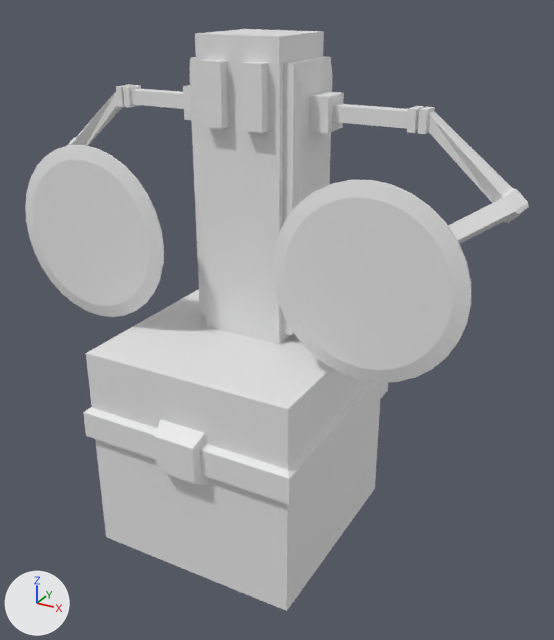
Two versions of the Blender file The mechanics station/Estrutura/serradeira/serradeira.blend, one commit apart.
One viewpoint serves both versions: a 50 mm lens placed at (3.37, -5.48, 4.96), pointed at (0.31, 0.08, 2.18). Every picture has the same lights, and +X, +Y and +Z are marked at lower left.

Objects in the first picture: 'base', 'bracos', 'lamina dir', 'lamina esq'.
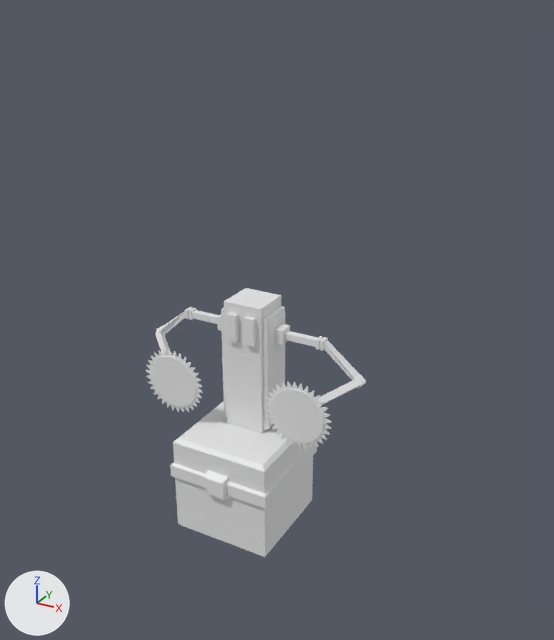
Location of each change, (x1, y1, x2, y2) in pixels of the pictures (554 x 640 px):
'base', reshaped, moved, rescaled (52% narrower, 54% shorter)
    before: (83, 29, 388, 611)
    after: (170, 288, 317, 557)
'lamina dir', reshaped, moved, rescaled (71% narrower, 69% shorter)
    before: (272, 180, 471, 383)
    after: (146, 349, 203, 412)
'lamina esq', reshaped, moved, rescaled (52% narrower, 60% shorter)
    before: (25, 145, 164, 317)
    after: (265, 381, 331, 449)
'bracos', moved, rescaled (54% narrower, 46% shorter)
    before: (67, 84, 529, 287)
    after: (155, 307, 366, 417)
part 1 of me_cube_001, built on
    before: (86, 289, 369, 469)
    after: (173, 401, 309, 493)
part 2 of me_cylinder_001, added
    after: (146, 349, 203, 412)
part 3 of me_cylinder_001, deleted
    before: (272, 180, 471, 383)
part 4 of me_cylinder, added
    after: (265, 381, 331, 449)
part 5 of me_cylinder, deleted
    before: (25, 145, 164, 317)

What the commit changed:
me_cube_001 is used by ob_base; location (0.0, 0.0, 1.0).
me_cube_001 had 60 vertices, 45 faces and spanned x 0.0..1.05, y -1.14..1.06, z -1.0..3.58.
me_cube_001 now has 64 vertices, 48 faces and spans x 0.0..1.05, y -1.14..1.06, z -1.0..3.58.
Part 1, on me_cube_001:
2 vertices are removed from x 1.0, y -1.0..1.0, z 1.0.
4 faces are deleted.
2 vertices move from x 0.0, y -1.0..1.0, z 1.0 to x 0.0, y -1.0..1.0, z 0.92.
6 vertices are added at (0.92, -0.92, 1.0), (1.0, -1.0, 0.92), (0.92, 0.92, 1.0), (1.0, 1.0, 0.92), (0.0, 0.92, 1.0), (0.0, -0.92, 1.0).
7 new faces join them.
me_cylinder is used by ob_lamina_esq; location (0.0, -0.41, 2.87); rotation (1.571, 0.0, 0.0), in degrees (90, 0, 0).
me_cylinder had 192 vertices, 162 faces and spanned x -2.14..-0.54, y -0.8..0.8, z -0.04..0.04.
me_cylinder now has 448 vertices, 418 faces and spans x 0.68..2.01, y -0.67..0.67, z -0.03..0.03.
me_cylinder part 4: 448 vertices added at x 0.68..2.01, y -0.67..0.67, z -0.03..0.03.
me_cylinder part 5: 192 vertices removed from x -2.14..-0.54, y -0.8..0.8, z -0.04..0.04.
me_cylinder_001 is used by ob_lamina_dir; location (0.0, -0.41, 2.87); rotation (1.571, 0.0, 0.0), in degrees (90, 0, 0).
me_cylinder_001 had 192 vertices, 162 faces and spanned x 0.54..2.14, y -0.8..0.8, z -0.04..0.04.
me_cylinder_001 now has 448 vertices, 418 faces and spans x -2.01..-0.68, y -0.67..0.67, z -0.03..0.03.
me_cylinder_001 part 2: 448 vertices added at x -2.01..-0.68, y -0.67..0.67, z -0.03..0.03.
me_cylinder_001 part 3: 192 vertices removed from x 0.54..2.14, y -0.8..0.8, z -0.04..0.04.
Object 'base' (ob_base) moves from (0.0, 0.0, 1.0) to (0.0, 0.0, 0.5).
Object 'base' (ob_base) is rescaled from (1.0, 1.0, 1.0) to (0.5, 0.5, 0.5).
Object 'bracos' (ob_bracos) moves from (0.0, 0.34, 3.83) to (0.0, 0.17, 1.91).
Object 'bracos' (ob_bracos) is rescaled from (1.0, 1.0, 1.0) to (0.5, 0.5, 0.5).
Object 'lamina esq' (ob_lamina_esq) moves from (0.0, -0.41, 2.87) to (0.0, -0.2, 1.43).
Object 'lamina esq' (ob_lamina_esq) is rescaled from (1.0, 1.0, 1.0) to (0.5, 0.5, 0.5).
Object 'lamina dir' (ob_lamina_dir) moves from (0.0, -0.41, 2.87) to (0.0, -0.2, 1.43).
Object 'lamina dir' (ob_lamina_dir) is rescaled from (1.0, 1.0, 1.0) to (0.5, 0.5, 0.5).
